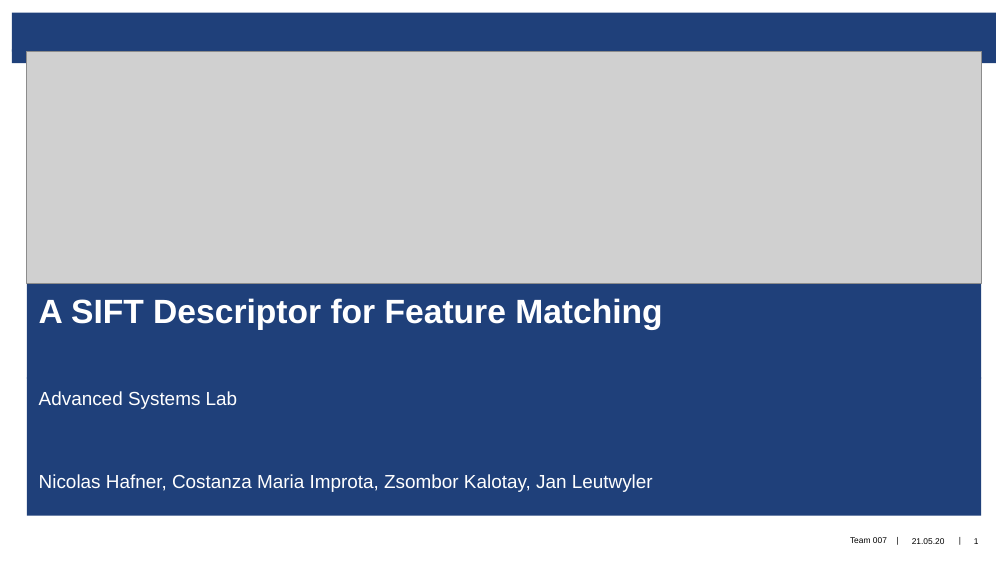
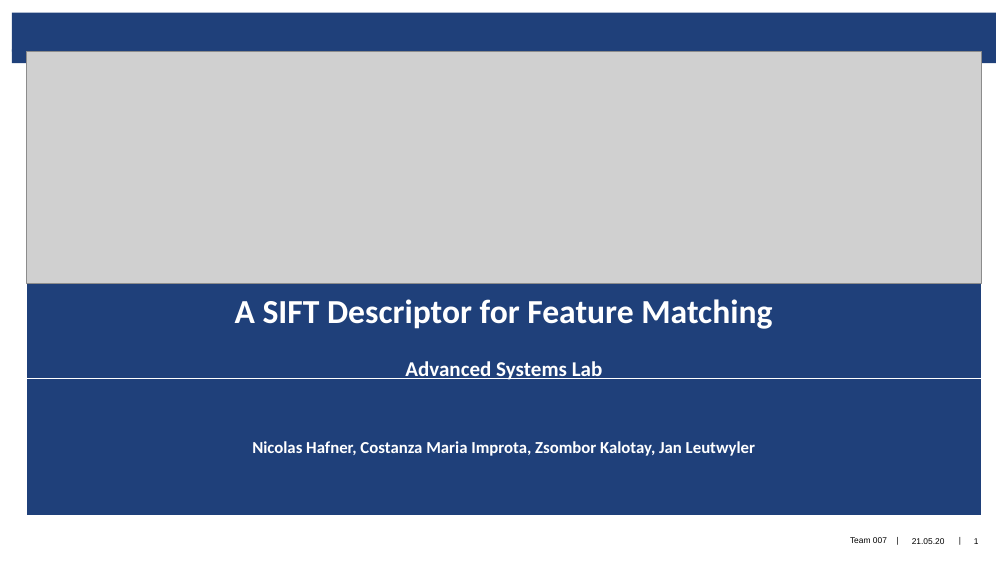
Before and after one commit to Shinmera/ethsift, a slide deck: slide 1 of presentation/07.pptx. Drawn at 1008x567 pixels with LibreOffice and Linux fonts; fonts in the diff are those of the drawing; grey boxes stand for pictures; background and template pictures are left out. Boxes give left, top, right and bottom in pixels: in the first picture for what was removed or moved away, otherwise in the second. Text is boxed around its words. In the diff, an @@ line names an element or a change of style, - is before the commit and + after.

Commit message:
minor design changes

```diff
--- a/presentation/07.pptx
+++ b/presentation/07.pptx
@@ title "A SIFT Descriptor for Feature ..." at (26, 284, 981, 379): outline none to #FFFFFF 0.75 pt @@
@@ title at (235, 299, 772, 380): text changed; font Arial to Calibri @@
-A SIFT Descriptor for Feature Matching
+A SIFT Descriptor for Feature Matching
+Advanced Systems Lab
@@ subtitle "Nicolas Hafner, Costanza Maria Improta, ..." at (26, 377, 981, 516): size 18 to 16 pt, font Arial to Calibri, bold on; alignment left to centre; outline none to #FFFFFF 0.75 pt @@
@@ subtitle at (39, 391, 238, 409): paragraph removed @@
-Advanced Systems Lab
```
Also in this commit, not shown: 1 other slide changed, 10 slides added.
